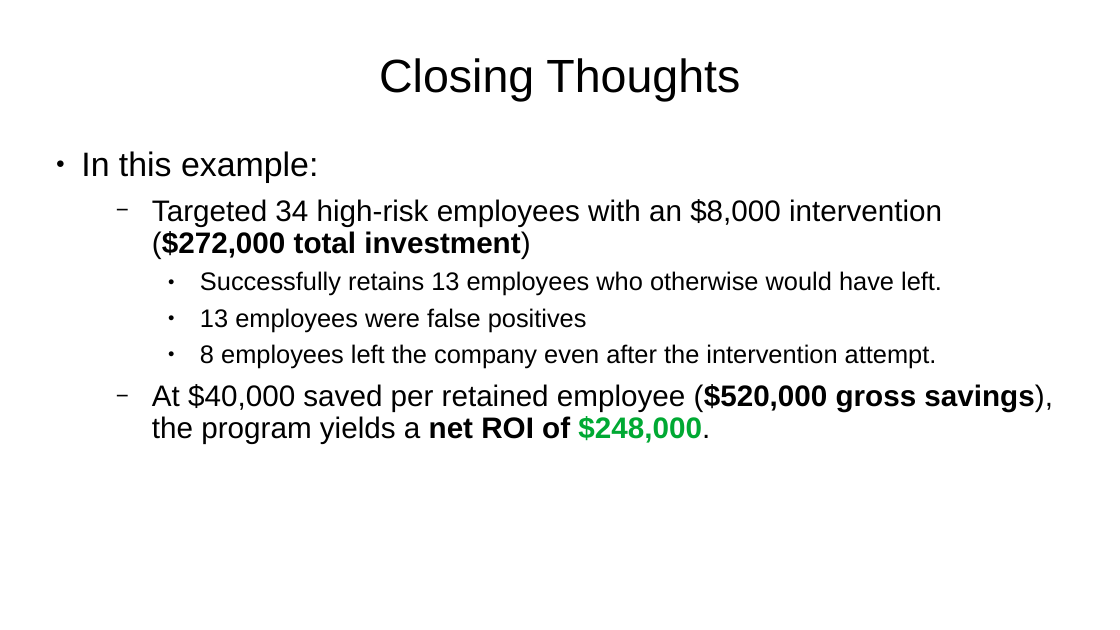
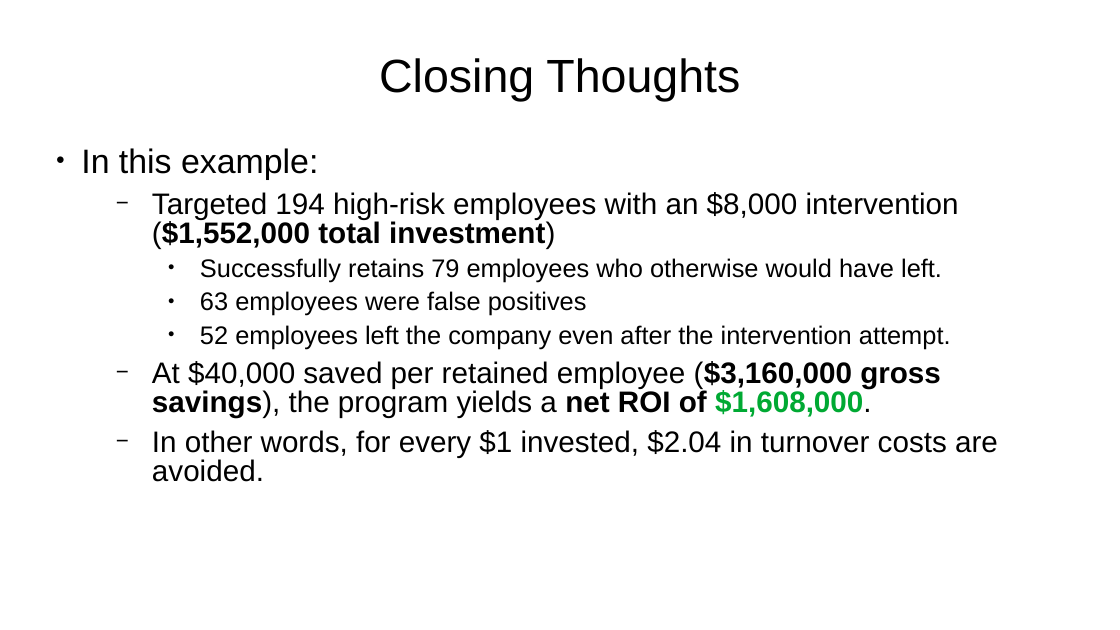
Before and after one commit to sbowler/project-one, a slide deck: slide 19 of presentations/project2_presentation.pptx (slide 21 before the commit). Drawn at 1120x630 pixels with LibreOffice and Linux fonts; fonts in the diff are those of the drawing; background and template pictures are left out. Boxes give left, top, right and bottom in pixels: in the first picture for what was removed or moved away, otherwise in the second. Text is boxed around its words. In the diff, an @@ line names an element or a change of style, - is before the commit and + after.

```diff
--- a/presentations/project2_presentation.pptx
+++ b/presentations/project2_presentation.pptx
@@ text at (81, 148, 318, 180): line spacing 0.9 to 0.8 @@
@@ text at (152, 192, 998, 482): text changed @@
-  − Targeted 34 high-risk employees with an $8,000 intervention ($272,000 total investment)
-    ● Successfully retains 13 employees who otherwise would have left.
-    ● 13 employees were false positives
-    ● 8 employees left the company even after the intervention attempt.
-  − At $40,000 saved per retained employee ($520,000 gross savings), the program yields a net ROI of $248,000.
+  − Targeted 194 high-risk employees with an $8,000 intervention ($1,552,000 total investment)
+    ● Successfully retains 79 employees who otherwise would have left.
+    ● 63 employees were false positives
+    ● 52 employees left the company even after the intervention attempt.
+  − At $40,000 saved per retained employee ($3,160,000 gross savings), the program yields a net ROI of $1,608,000.
+  − In other words, for every $1 invested, $2.04 in turnover costs are avoided.
```
Also in this commit, not shown: 9 other slides changed, 2 slides removed, 2 other files.
